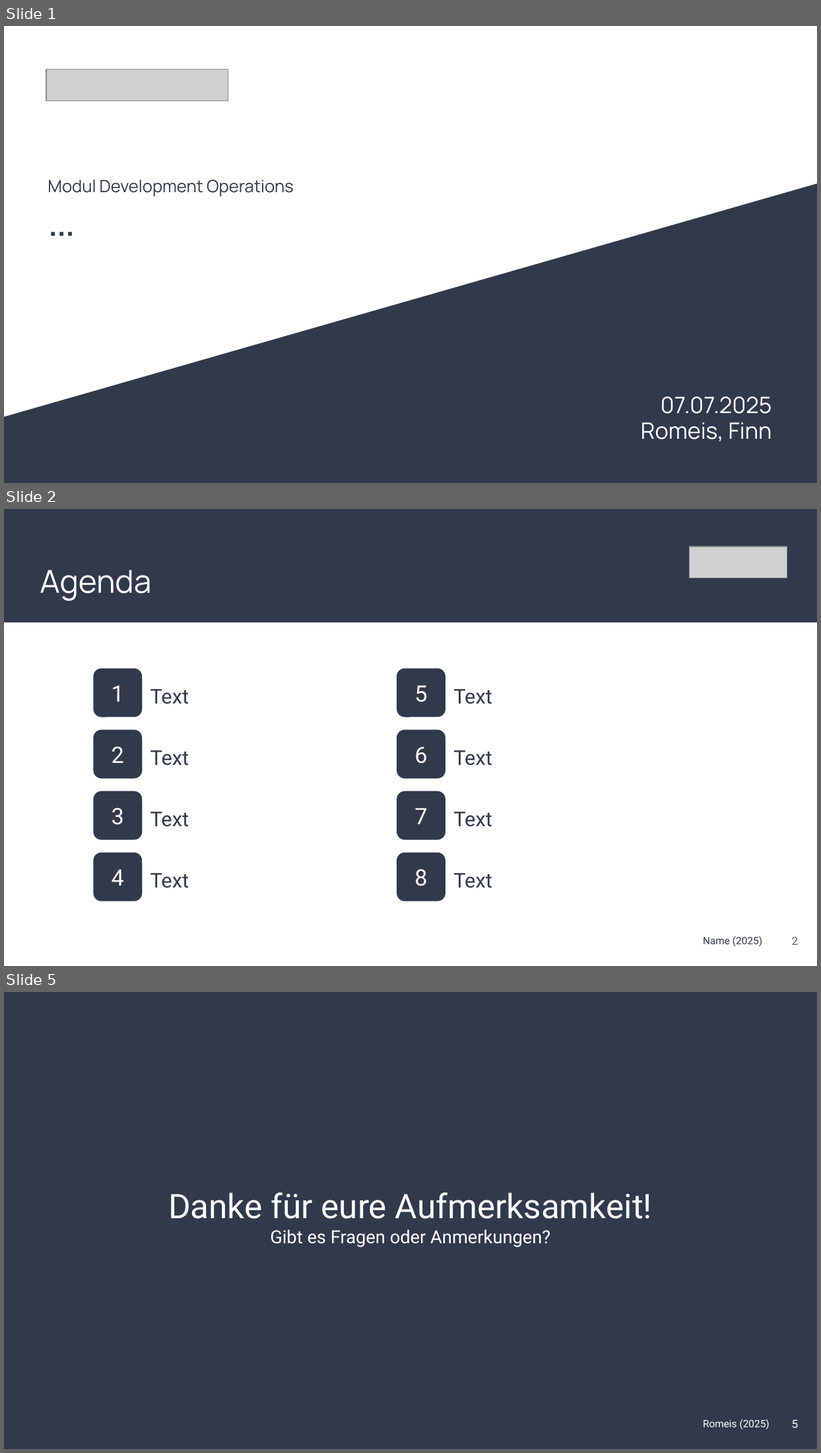
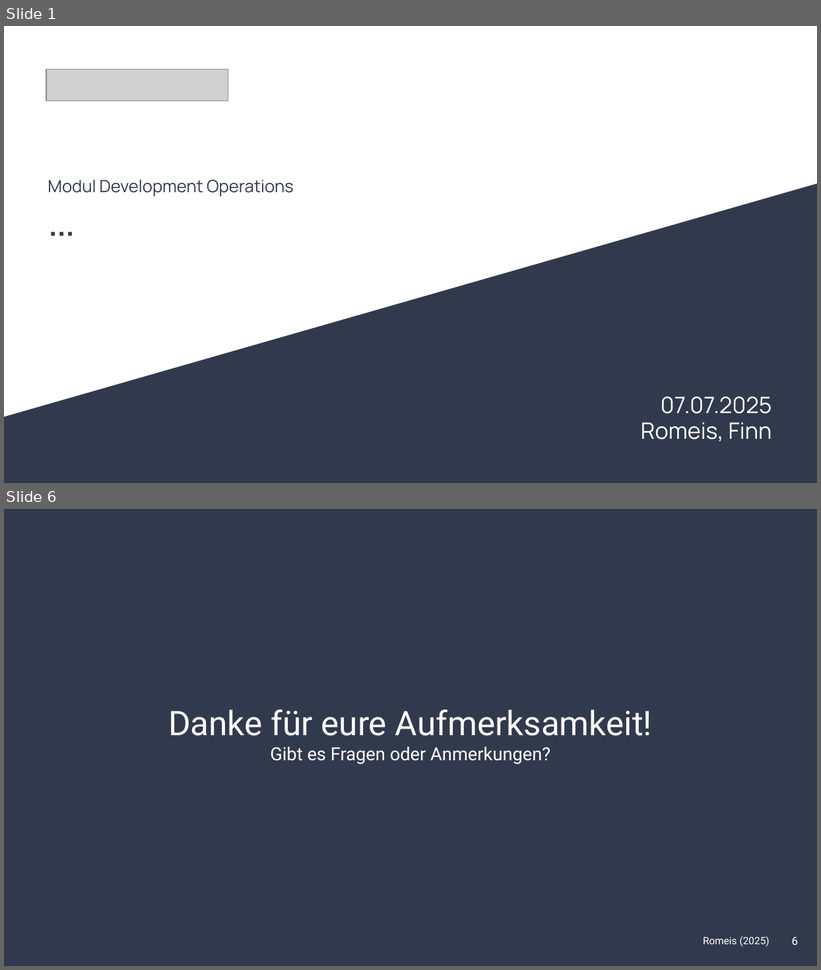
Before and after one commit to FiJoRom/DevOps-Task-Manager, a slide deck: Präsentation_DevOps_Romeis.pptx. Shown one above the other, each under a label of ours: slides 1, 2 and 5 before the commit, slides 1 and 6 after it; the slides between them are not shown. The pictures are 821x1453 and 821x970 pixels, drawn with LibreOffice and Linux fonts; fonts in the diff are those of the drawing; grey boxes stand for pictures. Boxes give left, top, right and bottom in pixels: in the first picture for what was removed or moved away, otherwise in the second. Text is boxed around its words. In the diff, an @@ line names an element or a change of style, - is before the commit and + after.

Commit message:
Agenda und Einführung

```diff
--- a/Präsentation_DevOps_Romeis.pptx
+++ b/Präsentation_DevOps_Romeis.pptx
@@ slide 2 removed at box(4, 509, 817, 966), background #FFFFFF @@
@@ rectangle removed at box(4, 509, 817, 623) @@
@@ picture removed at box(690, 547, 787, 578) @@
@@ title removed at box(40, 570, 151, 601) @@
-Agenda
@@ rounded rectangle removed at box(94, 668, 142, 717) @@
-1
@@ rounded rectangle removed at box(397, 668, 446, 717) @@
-5
@@ text removed at box(151, 689, 189, 704) @@
-Text
@@ text removed at box(453, 689, 492, 704) @@
-Text
@@ rounded rectangle removed at box(94, 730, 142, 779) @@
-2
@@ rounded rectangle removed at box(397, 730, 446, 779) @@
-6
@@ text removed at box(151, 751, 189, 766) @@
-Text
@@ text removed at box(453, 751, 492, 766) @@
-Text
@@ rounded rectangle removed at box(94, 791, 142, 840) @@
-3
@@ rounded rectangle removed at box(397, 791, 446, 840) @@
-7
@@ text removed at box(151, 812, 189, 827) @@
-Text
@@ text removed at box(453, 812, 492, 827) @@
-Text
@@ rounded rectangle removed at box(94, 853, 142, 902) @@
-4
@@ rounded rectangle removed at box(397, 853, 446, 902) @@
-8
@@ text removed at box(151, 873, 189, 889) @@
-Text
@@ text removed at box(453, 873, 492, 889) @@
-Text
@@ text removed at box(703, 937, 762, 947) @@
-Name (2025)
@@ page number removed at box(792, 937, 799, 945) @@
-2
@@ what was slide 5 is now slide 6 @@
@@ page number at box(792, 937, 799, 945): text changed @@
-5
+6
```
Also in this commit, not shown: 2 slides changed, 2 slides added.
